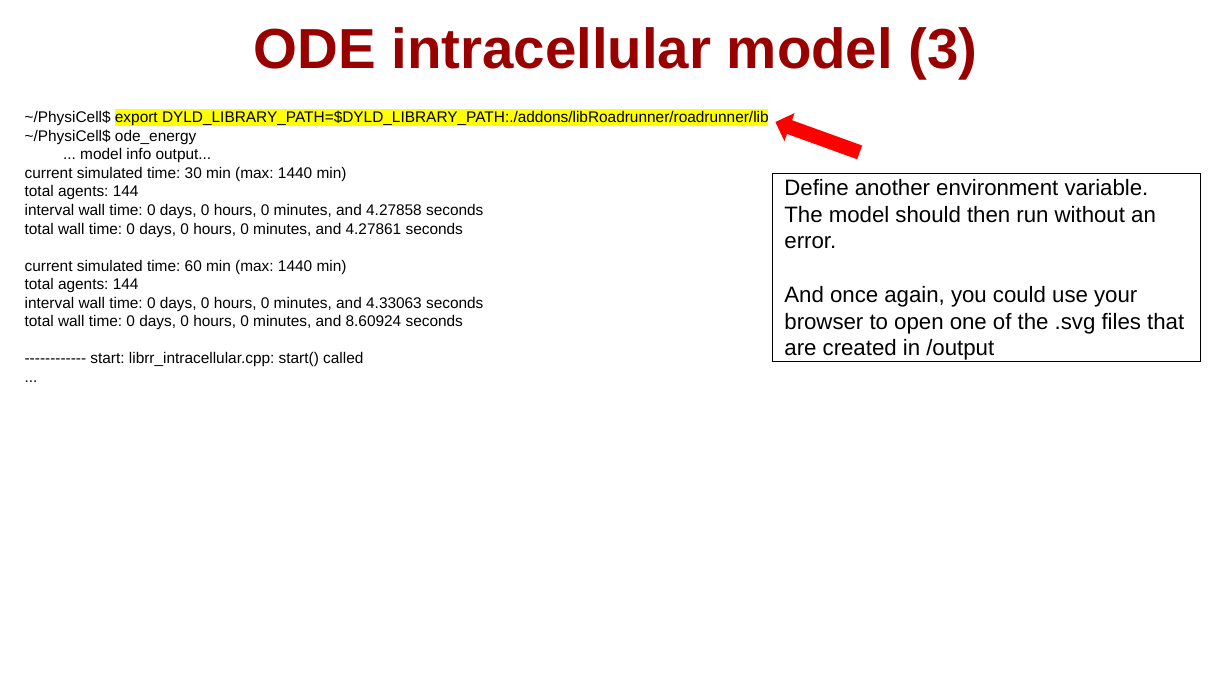
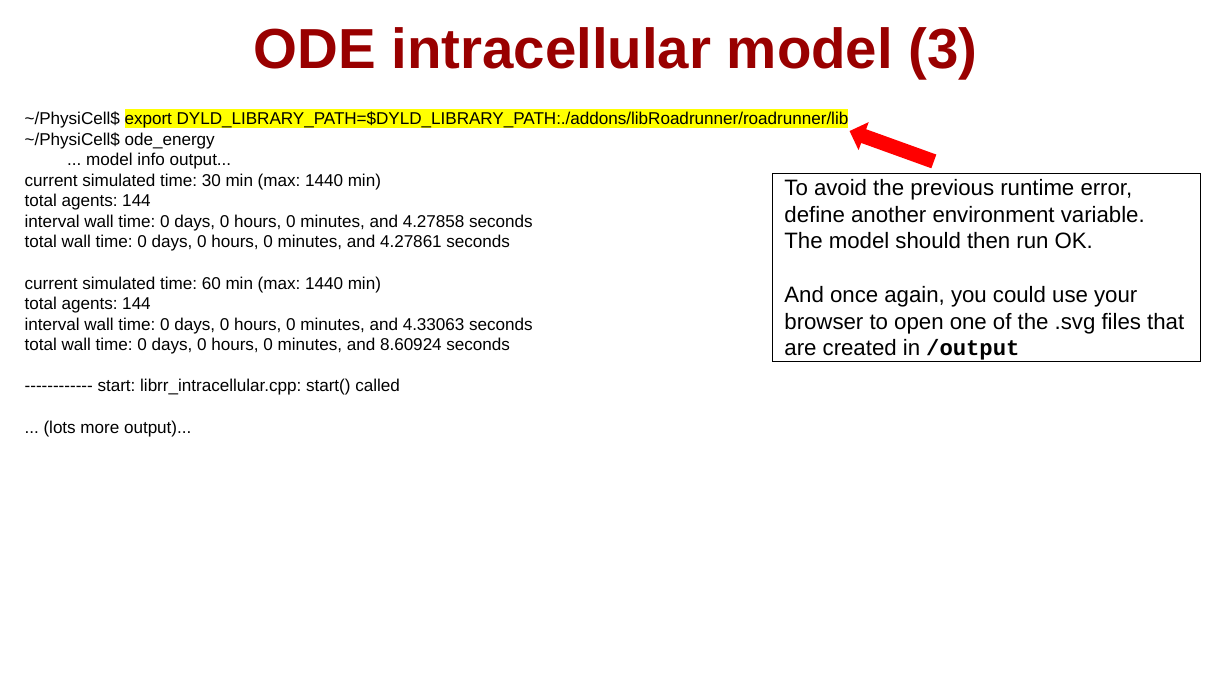
Before and after one commit to physicell-training/ws2021, a slide deck: slide 24 of pptx_source/PhysiCell_ws2021_macOS_setup.pptx (slide 16 before the commit). Drawn at 1232x693 pixels with LibreOffice and Linux fonts; fonts in the diff are those of the drawing; background and template pictures are left out. Boxes give left, top, right and bottom in pixels: in the first picture for what was removed or moved away, otherwise in the second. Text is boxed around its words. In the diff, an @@ line names an element or a change of style, - is before the commit and + after.

```diff
--- a/pptx_source/PhysiCell_ws2021_macOS_setup.pptx
+++ b/pptx_source/PhysiCell_ws2021_macOS_setup.pptx
@@ text at (25,110,849,354): size 9 to 10 pt in "~/PhysiCell$ export DYLD_LIBRARY_PATH=$DYLD_LIBRARY_PATH:./a ...", "~/PhysiCell$ ode_energy", "... model info output...", "current simulated time: 30 min (max: 1440 ..." and 7 more places @@
@@ down arrow: place and size @@
-down arrow at (772,110,863,164)
+down arrow at (846,119,937,173)
@@ text in rectangle at (784,179,1145,249): text changed @@
-Define another environment variable. The model should then run without an error.
+To avoid the previous runtime error, define another environment variable. The model should then run OK.
@@ text in rectangle at (784,286,1184,362): font Arial to Courier New, bold on in "/output" @@
@@ text at (44,378,400,437): text changed; size 9 to 10 pt @@
------------- start: librr_intracellular.cpp: start() called
-...
+------------ start: librr_intracellular.cpp: start() called
+... (lots more output)...
```
Also in this commit, not shown: 3 other slides changed, 9 slides added.
